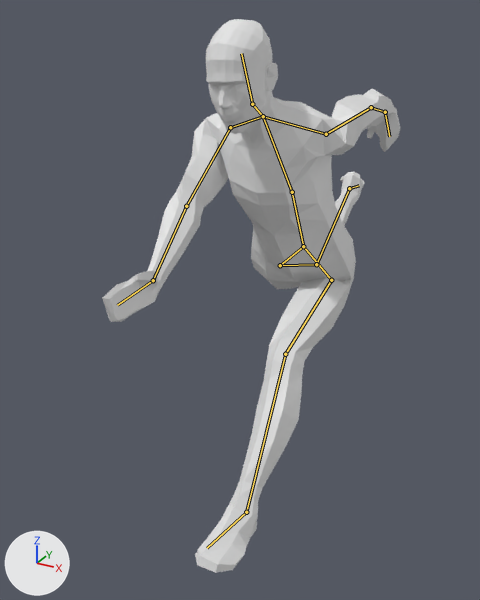
The Blender file Modelado de Agentes y Entornos Virtuales/Animaciones/HumanRunning.blend as it was, and as the next commit left it.
One viewpoint serves both versions: a 50 mm lens placed at (2.7, -6.34, 5.26), pointed at (-0.71, -0.14, 2.16). The lights are fixed; the arrows at lower left show +X, +Y and +Z. Both versions are drawn at frame 20 of the action 'ArmatureAction'; the numbers are the values there. The bones that bend it are drawn over the model as lines.

The first picture shows 'Human_806polys'.
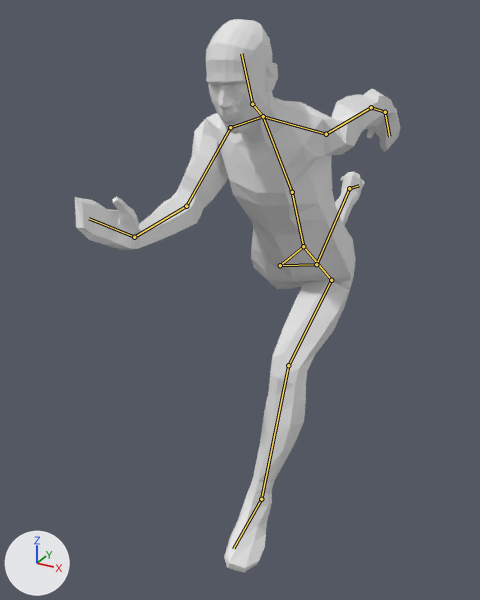
Scene script edits in JSON lines:
```json
{"block": "bone_bone_001_r_002", "where": "bone_bone_001_r_002 = bpy.data.objects['Armature'].pose.bones['Bone.001_R.002']  # child of 'Bone.001_R.001'"}
{"op": "set", "path": "bone_bone_001_r_002.rotation_quaternion", "old": "(0.98, -0.169, 0.01, 0.108)", "new": "(0.98, 0.119, 0.156, 0.02)", "note": "degrees (-19, 3, 12) -> degrees (15, 17, 5)"}
{"block": "bone_bone_008_l_001", "where": "bone_bone_008_l_001 = bpy.data.objects['Armature'].pose.bones['Bone.008_L.001']  # child of 'Bone.008_L'"}
{"op": "set", "path": "bone_bone_008_l_001.rotation_quaternion", "old": "(0.662, -0.02, -0.04, -0.748)", "new": "(0.71, -0.038, -0.068, -0.7)", "note": "degrees (2, -5, -97) -> degrees (2, -9, -89)"}
{"block": "bone_bone_008_l_002", "where": "bone_bone_008_l_002 = bpy.data.objects['Armature'].pose.bones['Bone.008_L.002']  # child of 'Bone.008_L.001'"}
{"op": "set", "path": "bone_bone_008_l_002.rotation_quaternion", "old": "(0.955, 0.036, 0.096, 0.279)", "new": "(0.908, 0.02, 0.022, 0.418)", "note": "degrees (7, 9, 33) -> degrees (3, 1, 49)"}
```

Boxes (x1, y1, x2, y2) around the edits, measured in the pictures (480 x 600 px):
```json
{"object": "Human_806polys", "change": "posed", "before": [102, 19, 400, 573], "after": [75, 19, 400, 572], "on screen": "9% wider"}
{"bone": "Bone.001_R.002", "before": "(186, 206) to (153, 280)", "after": "(186, 206) to (134, 237)"}
{"bone": "Bone.008_L.001", "before": "(331, 280) to (285, 354)", "after": "(331, 280) to (288, 365)"}
{"bone": "Bone.008_L.002", "before": "(285, 354) to (246, 512)", "after": "(288, 365) to (261, 499)"}
```
